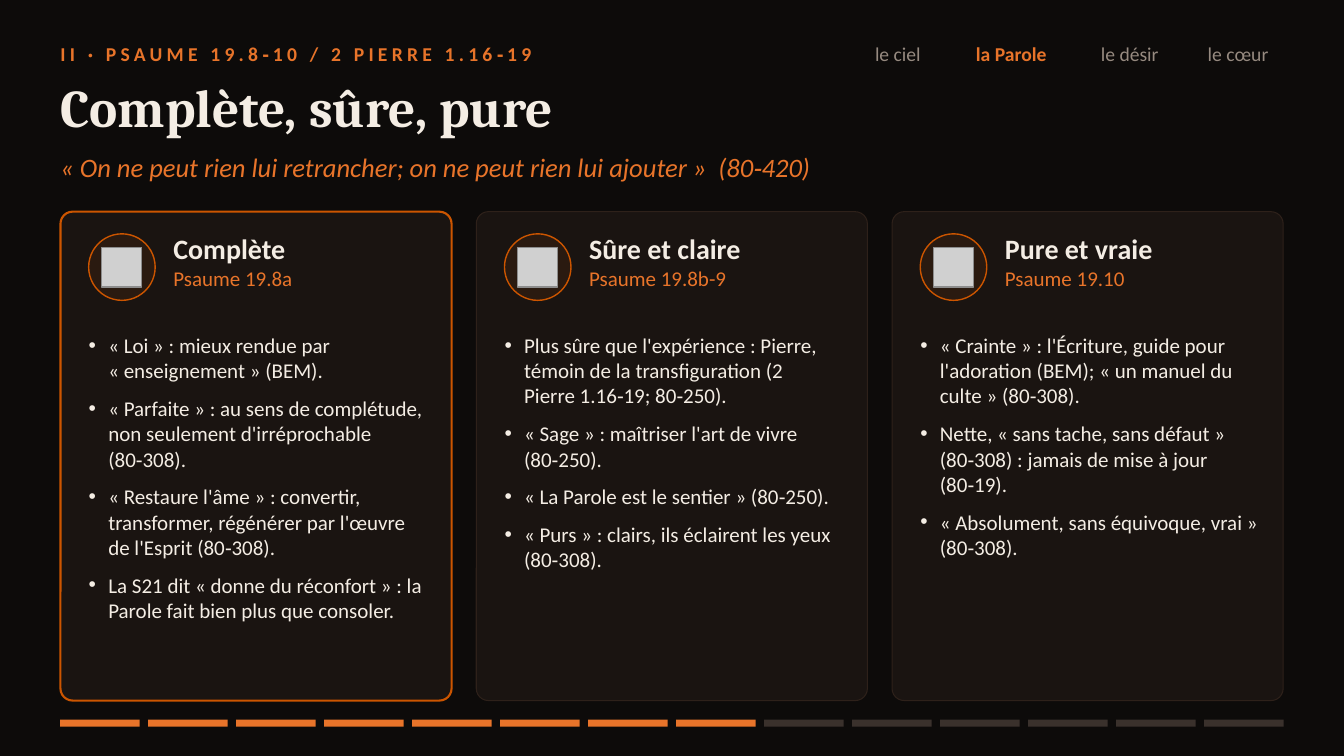
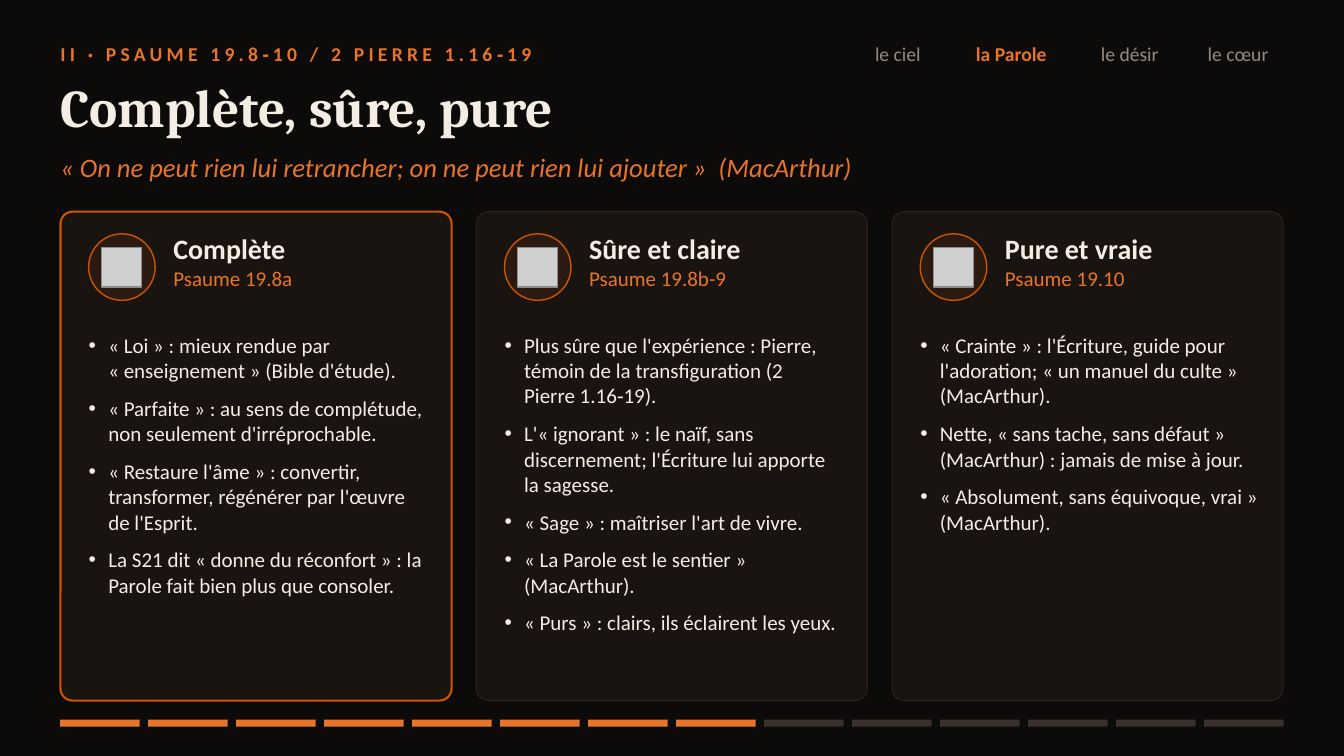
Before and after one commit to agbruneau/Prospection, a slide deck: slide 8 of Presentation-Psaume-19.pptx. Drawn at 1344x756 pixels with LibreOffice and Linux fonts; fonts in the diff are those of the drawing; grey boxes stand for pictures. Boxes give left, top, right and bottom in pixels: in the first picture for what was removed or moved away, otherwise in the second. Text is boxed around its words. In the diff, an @@ line names an element or a change of style, - is before the commit and + after.

```diff
--- a/Presentation-Psaume-19.pptx
+++ b/Presentation-Psaume-19.pptx
@@ text at bbox=[80, 158, 851, 182]: text changed @@
-« On ne peut rien lui retrancher; on ne peut rien lui ajouter » (80‑420)
+« On ne peut rien lui retrancher; on ne peut rien lui ajouter » (MacArthur)
@@ text at bbox=[108, 338, 422, 534]: text changed @@
-• « Loi » : mieux rendue par « enseignement » (BEM).
-• « Parfaite » : au sens de complétude, non seulement d'irréprochable (80‑308).
-• « Restaure l'âme » : convertir, transformer, régénérer par l'œuvre de l'Esprit (80‑308).
+• « Loi » : mieux rendue par « enseignement » (Bible d'étude).
+• « Parfaite » : au sens de complétude, non seulement d'irréprochable.
+• « Restaure l'âme » : convertir, transformer, régénérer par l'œuvre de l'Esprit.
@@ text at bbox=[524, 338, 836, 634]: text changed @@
-• Plus sûre que l'expérience : Pierre, témoin de la transfiguration (2 Pierre 1.16‑19; 80‑250).
-• « Sage » : maîtriser l'art de vivre (80‑250).
-• « La Parole est le sentier » (80‑250).
-• « Purs » : clairs, ils éclairent les yeux (80‑308).
+• Plus sûre que l'expérience : Pierre, témoin de la transfiguration (2 Pierre 1.16‑19).
+• L'« ignorant » : le naïf, sans discernement; l'Écriture lui apporte la sagesse.
+• « Sage » : maîtriser l'art de vivre.
+• « La Parole est le sentier » (MacArthur).
+• « Purs » : clairs, ils éclairent les yeux.
@@ text at bbox=[940, 336, 1244, 533]: text changed @@
-• « Crainte » : l'Écriture, guide pour l'adoration (BEM); « un manuel du culte » (80‑308).
-• Nette, « sans tache, sans défaut » (80‑308) : jamais de mise à jour (80‑19).
-• « Absolument, sans équivoque, vrai » (80‑308).
+• « Crainte » : l'Écriture, guide pour l'adoration; « un manuel du culte » (MacArthur).
+• Nette, « sans tache, sans défaut » (MacArthur) : jamais de mise à jour.
+• « Absolument, sans équivoque, vrai » (MacArthur).
```
Also in this commit, not shown: 11 other slides changed, 4 other files.
